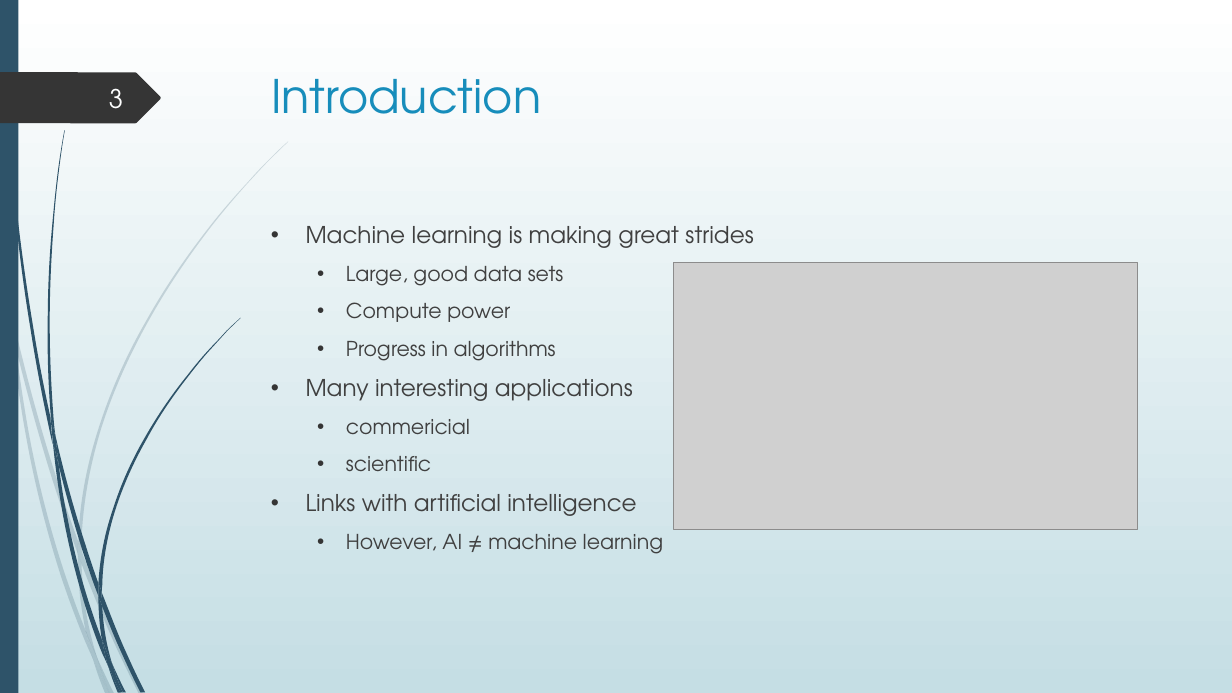
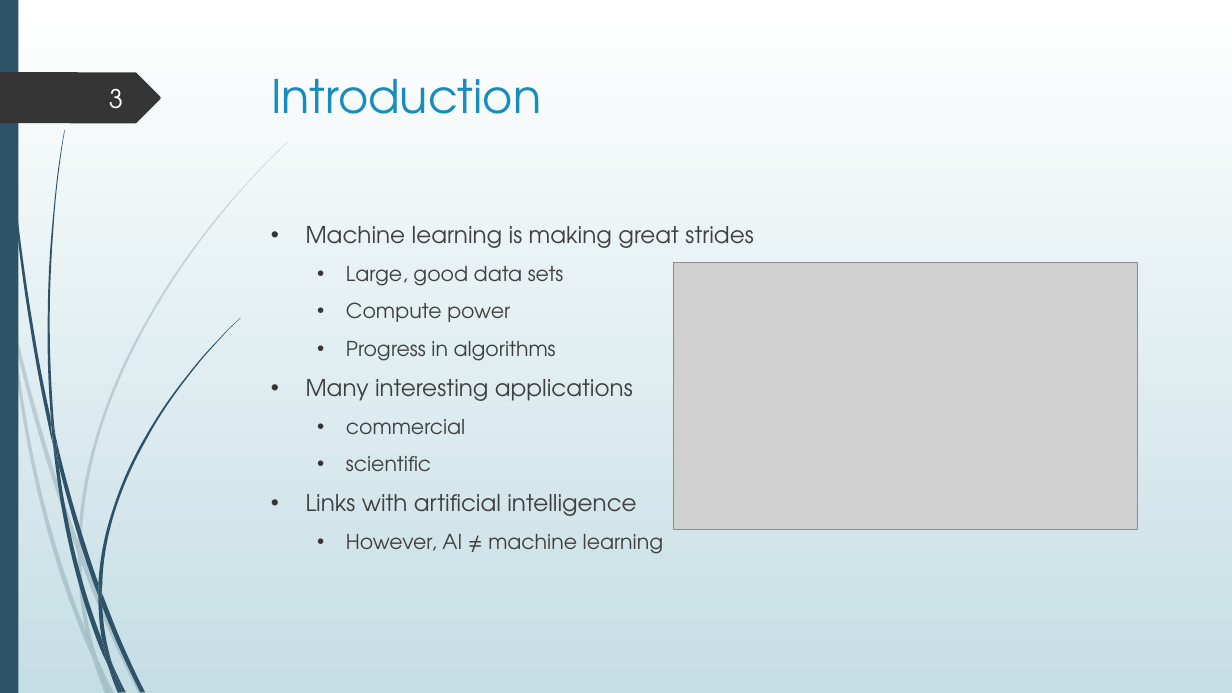
Before and after one commit to dimaskiddo/machine-learning, a slide deck: slide 3 of AI Presentation Mahir.pptx. Drawn at 1232x693 pixels with LibreOffice and Linux fonts; fonts in the diff are those of the drawing; grey boxes stand for pictures. Boxes give left, top, right and bottom in pixels: in the first picture for what was removed or moved away, otherwise in the second. Text is boxed around its words. In the diff, an @@ line names an element or a change of style, - is before the commit and + after.

```diff
--- a/AI Presentation Mahir.pptx
+++ b/AI Presentation Mahir.pptx
@@ text at <box>346,419,465,434</box>: text changed @@
-  • commericial
+  • commercial
```
Also in this commit, not shown: 3 other slides changed, 1 slide added, 1 other file.
